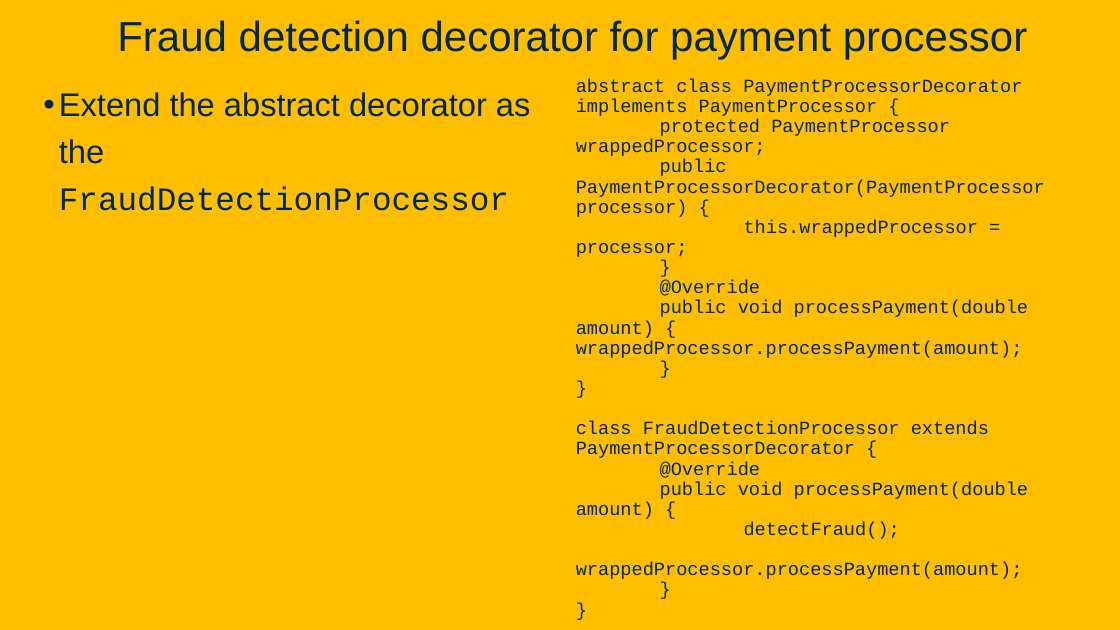
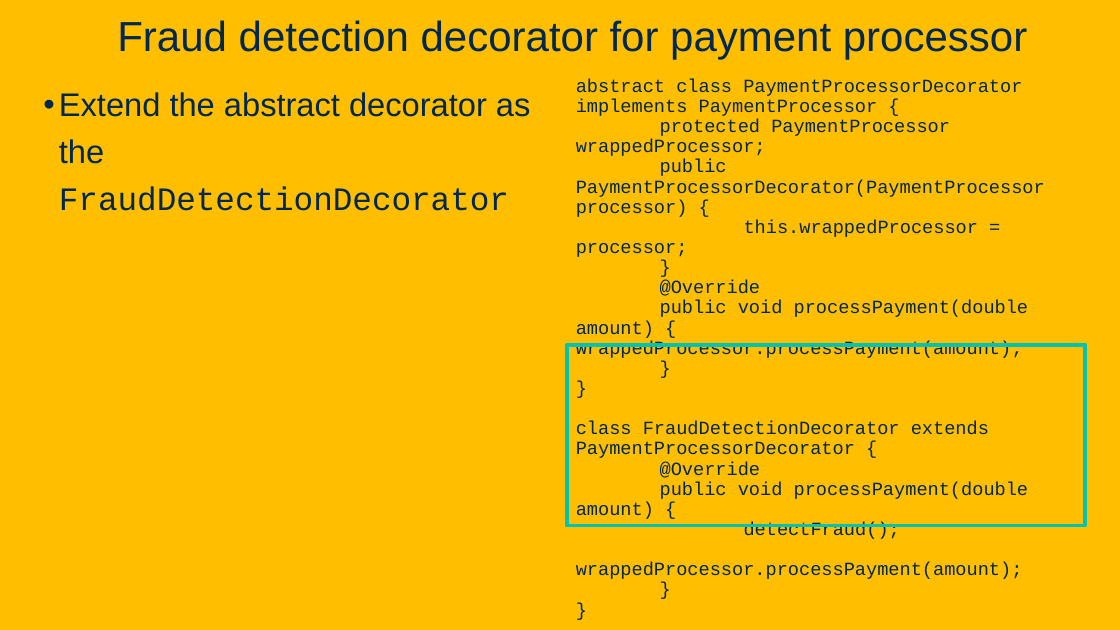
Before and after one commit to davsec-teaching/ECS160-Winter2025, a slide deck: slide 57 of slides/8_design_patterns.pptx (slide 47 before the commit). Drawn at 1120x630 pixels with LibreOffice and Linux fonts; fonts in the diff are those of the drawing; background and template pictures are left out. Boxes give left, top, right and bottom in pixels: in the first picture for what was removed or moved away, otherwise in the second. Text is boxed around its words. In the diff, an @@ line names an element or a change of style, - is before the commit and + after.

```diff
--- a/slides/8_design_patterns.pptx
+++ b/slides/8_design_patterns.pptx
@@ text at [59, 92, 531, 211]: text changed @@
-• Extend the abstract decorator as the FraudDetectionProcessor
+• Extend the abstract decorator as the FraudDetectionDecorator
@@ rectangle added at [567, 344, 1085, 525], outline #00C4B2 3.25 pt @@
@@ text at [576, 421, 989, 458]: text changed @@
-class FraudDetectionProcessor extends PaymentProcessorDecorator {
+class FraudDetectionDecorator extends PaymentProcessorDecorator {
```
Also in this commit, not shown: 14 other slides changed, 17 slides added.
